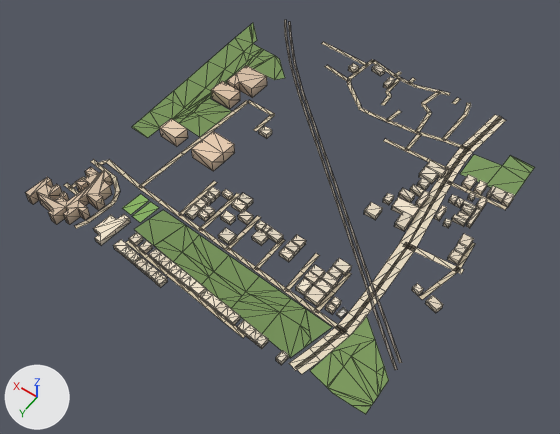
Two versions of the glTF model public/assets/bengaluru-region-v1/tiles/t9_17-l1.glb, one commit apart.
The view is the same before and after, from a 50 mm camera at (4372.0, 9339.0, 796.0) aimed at (4748.0, 8812.0, -32.0). Arrows for +X, +Y and +Z are at lower left; the lights stay in place. The older version comes first. Mesh edges are drawn as thin lines. Vertices at exactly the same position are counted once.

In view in the first picture: 'building', 'ground'.
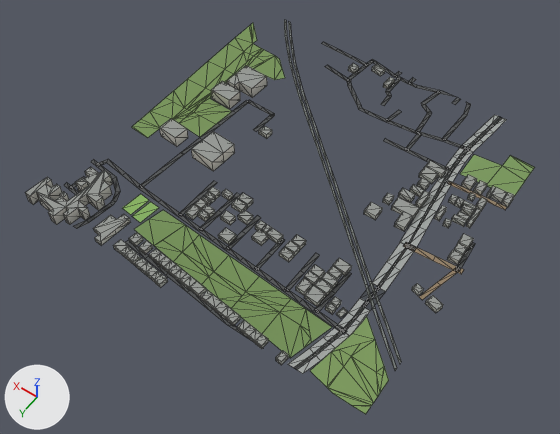
What the commit changed:
me_building is used by ob_building; location (4500.0, 8500.0, 0.0).
me_building had 876 vertices, 1181 faces and spanned x -4.0..519.0, y 12.0..511.0, z 0.0..18.0.
me_building now has 876 vertices, 1438 faces and spans x -4.0..519.0, y 12.0..511.0, z 0.0..18.0.
me_building part 1: 1181 kept faces spanning x -4.0..519.0, y 12.0..511.0, z 0.0..18.0 get new vertex colours.
me_ground is used by ob_ground; location (4500.0, 8500.0, 0.0).
Verts and faces of me_ground; kept vertices keep their numbers, new ones are numbered from 658.
Before the commit, vertices of me_ground: 28 (427.0, 484.0, 1.0) at pixel (89, 222), 29 (433.0, 483.0, 1.0) at pixel (86, 220), 30 (434.0, 501.0, 1.0) at pixel (76, 228), 31 (440.0, 499.0, 1.0) at pixel (74, 225), 89 (482.0, 388.0, 1.0) at pixel (109, 159).
Before the commit, vertices of me_ground: 90 (482.0, 395.0, 1.0) at pixel (105, 162).
me_ground had 658 vertices, 591 faces and spanned x -1.0..500.0, y -3.0..503.0, z 1.0.
me_ground now has 668 vertices, 601 faces and spans x 0.0..500.0, y 0.0..500.0, z 1.0.
Part 2, on me_ground:
9 vertices are removed from x -1.0..194.0, y 416.0..502.0, z 1.0.
10 faces are deleted.
11 vertices move from x 28.0..226.0, y 398.0..503.0, z 1.0 to x 31.0..218.0, y 394.0..500.0, z 1.0.
13 vertices are added at x 0.0..177.0, y 417.0..500.0, z 1.0.
14 new faces join them.
Part 3, on me_ground:
Vertices deleted: 30 (with the faces that use them).
Vertex 31 moves to (434.0, 500.0, 1.0), pixel (76, 228).
Vertex 90 moves to (481.0, 395.0, 1.0), pixel (106, 162).
Vertex 89 moves to (484.0, 388.0, 1.0), pixel (108, 158).
New vertex 665 is at (440.0, 500.0, 1.0), pixel (73, 226).
New faces: (29, 665, 31).
Part 4, on me_ground:
11 vertices are removed from x 71.0..462.0, y -2.0..29.0, z 1.0.
23 faces are deleted.
9 vertices move from x 28.0..188.0, y -3.0..156.0, z 1.0 to x 14.0..188.0, y 0.0..155.0, z 1.0.
17 vertices are added at x 70.0..463.0, y 0.0..28.0, z 1.0.
29 new faces join them.
me_ground part 5: 368 kept faces spanning x 0.0..500.0, y 0.0..500.0, z 1.0 get new vertex colours; the middle colour goes from beige #d7c9ae to dark grey #535556.

Changed parts and their boxes [x1, y1, x2, y2] in the pictures (560 x 434 px; the box of a moved part takes in the faces that stretch with it):
part 1 of me_building, recoloured
    both: [25, 63, 515, 365]
part 2 of me_ground, moved or reshaped
    before: [187, 290, 402, 375]
    after: [187, 290, 401, 373]
part 3 of me_ground, moved or reshaped
    before: [75, 159, 125, 229]
    after: [74, 159, 125, 228]
part 4 of me_ground, moved or reshaped
    both: [284, 20, 507, 210]
part 5 of me_ground, recoloured
    both: [64, 35, 507, 370]
